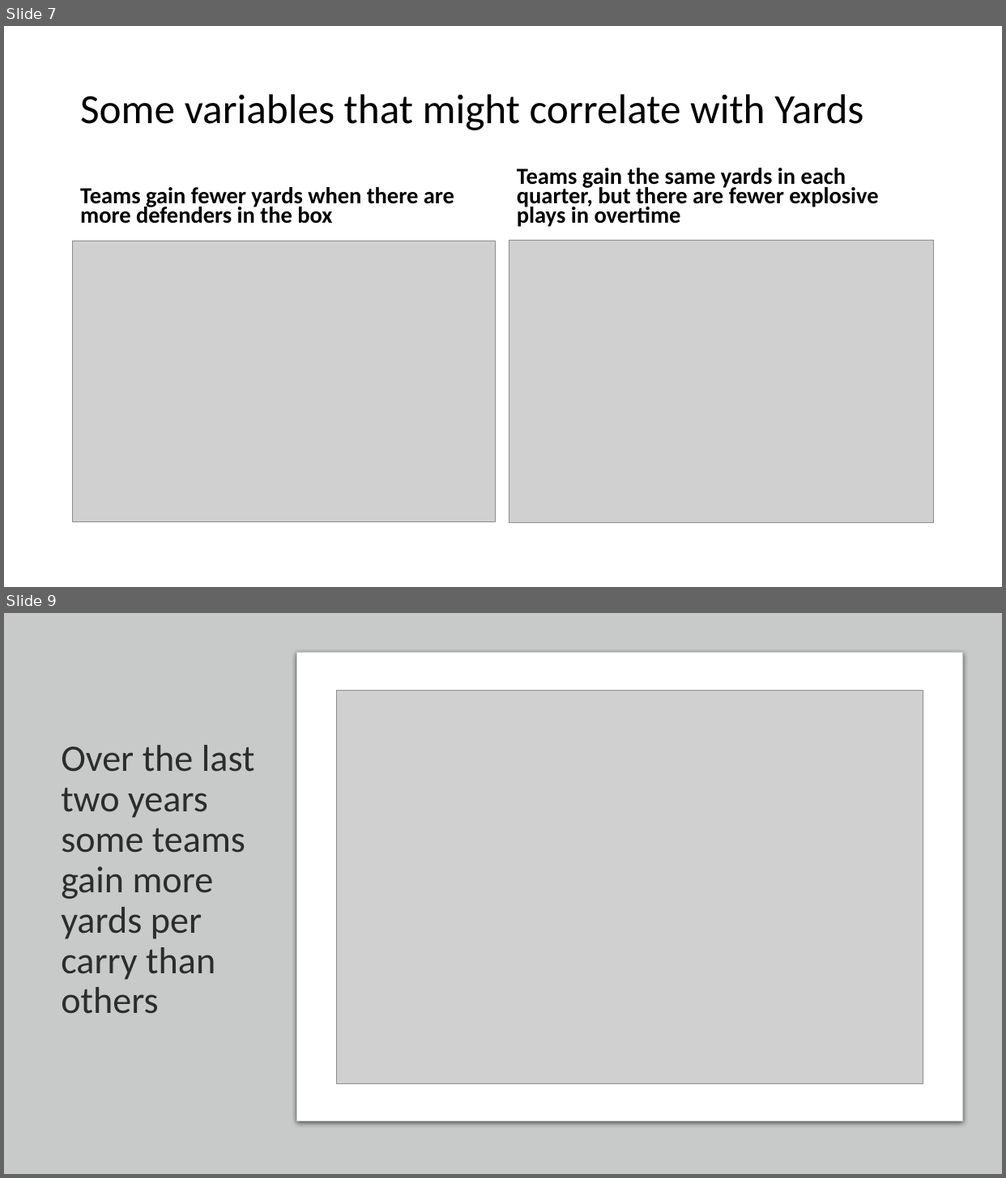
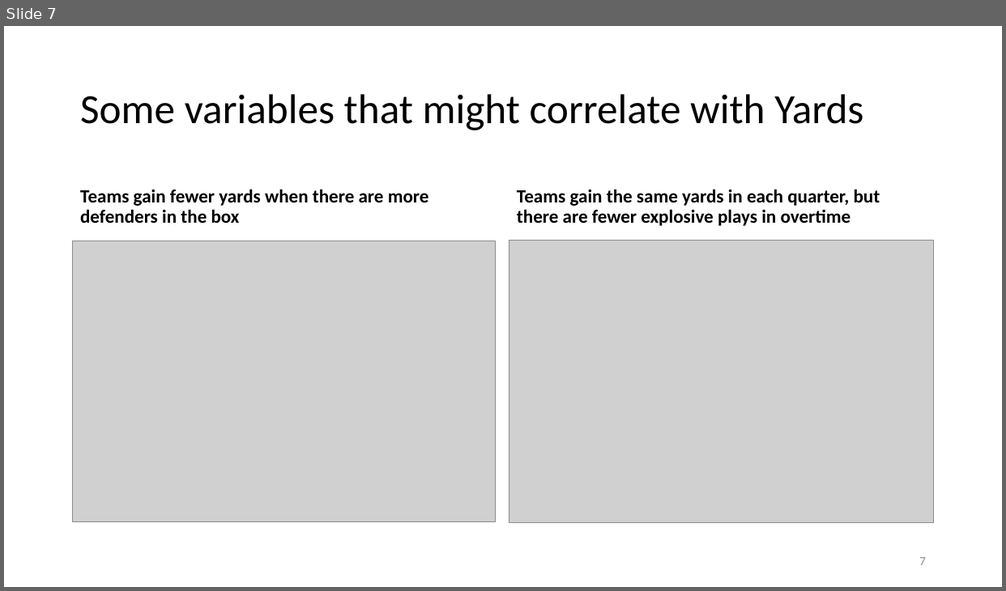
Before and after one commit to ted091020/Capstone-Project, a slide deck: EDA.pptx. Shown one above the other, each under a label of ours: slides 7 and 9 before the commit, slide 7 after it; the slides between them are not shown. The pictures are 1006x1178 and 1006x591 pixels, drawn with LibreOffice and Linux fonts; fonts in the diff are those of the drawing; grey boxes stand for pictures. Boxes give left, top, right and bottom in pixels: in the first picture for what was removed or moved away, otherwise in the second. Text is boxed around its words. In the diff, an @@ line names an element or a change of style, - is before the commit and + after.

```diff
--- a/EDA.pptx
+++ b/EDA.pptx
@@ slide 9 removed at <box>4,613,1002,1174</box>, background #E7E6E6 @@
@@ rectangle removed at <box>4,613,1002,1174</box> @@
@@ rounded rectangle removed at <box>297,653,963,1122</box> @@
@@ picture removed at <box>336,690,923,1084</box> @@
@@ title removed at <box>61,745,255,1014</box> @@
-Over the last two years some teams gain more yards per carry than others
@@ slide 7 changed as well @@
@@ text "Teams gain fewer yards when ..." at <box>80,189,429,223</box>: size 22.2 to 18 pt; line spacing 0.7 to 0.9 @@
@@ text "Teams gain the same yards ..." at <box>517,189,880,226</box>: size 22.2 to 18 pt; line spacing 0.7 to 0.9 @@
@@ page number added at <box>919,557,926,565</box>, 12 pt, text #8C8C8C @@
+7
```
Also in this commit, not shown: 14 other slides changed, 3 slides added, 3 other slides removed.
